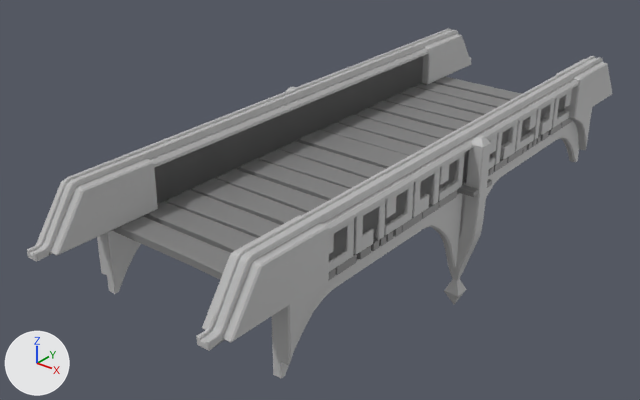
What one commit did to the FBX model Assets/Models/SM_Bridge_02.fbx.
The view is the same before and after, from a camera (50 mm lens) standing at (7.02, -10.18, 5.29) and looking at (-0.66, -0.58, -0.66). The axes (+X, +Y, +Z) are drawn at lower left. The lights are the same throughout. Where no turn or scale is listed for an object, it has been applied to the vertices.

Before the edit, the objects in view are built like this:
```python
me_mesh = bpy.data.meshes.new('Mesh')
me_mesh.from_pydata(...)  # 3443 vertices, 3385 faces; spans x -1.79..1.8, y -1.14..9.08, z -2.0..0.84
# faces by material slot: [439, 31, 2915]
me_mesh.materials.append(mat_wood7)  # grey #828282
me_mesh.materials.append(mat_lambert4)  # grey #bcbcbc
me_mesh.materials.append(mat_sm_bridge_01_sm_bridge_01sg27)  # grey #bcbcbc
ob_sm_bridge_02 = bpy.data.objects.new('SM_Bridge_02', me_mesh)
ob_sm_bridge_02.location = (-0.01, -3.97, 0.0)
```
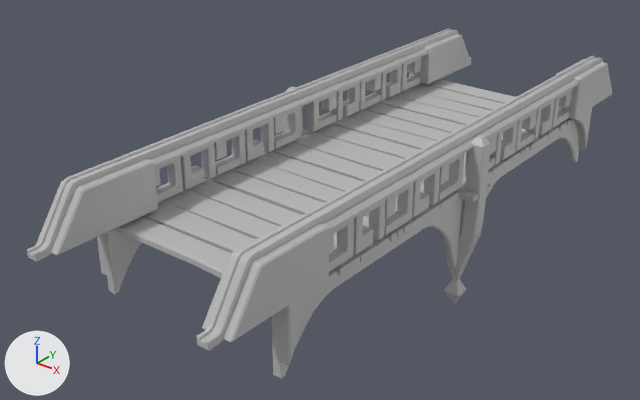
Where the newer file only moved an object's origin or applied its transform, the numbers keep the older frame.

Edits to the bpy script that builds the scene:
```text
Change me_mesh:
    remove me_mesh.from_pydata(...)  # 3443 vertices, 3385 faces; spans x -1.79..1.8, y -1.14..9.08, z -2.0..0.84
    remove me_mesh.materials.append(mat_wood7)  # grey #828282
    add me_mesh.from_pydata(...)  # 3470 vertices, 3476 faces; spans x -1.79..1.8, y -1.14..9.08, z -2.0..0.84
    me_mesh part 1: the loose piece of 44 vertices spanning x -1.78..1.79, y 3.71..4.23, z 0.0..0.07 is rebuilt with 44 vertices and now spans x -1.78..1.79, y 3.71..4.23, z -0.08..-0.01, in mat_lambert6 (grey #bcbcbc)
    me_mesh part 2: the loose piece of 42 vertices spanning x -1.54..1.55, y 0.9..1.36, z -0.06..0.06 is rebuilt with 42 vertices and now spans x -1.54..1.55, y 0.97..1.43, z -0.09..0.0, in mat_lambert4 (grey #bcbcbc)
    me_mesh part 3: the loose piece of 42 vertices spanning x -1.54..1.55, y 1.84..2.3, z -0.06..0.06 is rebuilt with 56 vertices and now spans x -1.54..1.55, y 1.88..2.34, z -0.09..0.0
    me_mesh part 4: the loose piece of 42 vertices spanning x -1.54..1.55, y 4.25..4.71, z -0.06..0.06 is rebuilt with 29 vertices and now spans x -1.54..1.55, y 4.24..4.7, z -0.09..0.0, in mat_lambert4 (grey #bcbcbc)
    me_mesh part 5: the loose piece of 42 vertices spanning x -1.54..1.55, y 7.49..7.95, z -0.06..0.06 is rebuilt with 33 vertices and now spans x -1.54..1.55, y 7.43..7.9, z -0.09..0.0, in mat_lambert4 (grey #bcbcbc)
    me_mesh part 6: the loose piece of 42 vertices spanning x -1.54..1.55, y -0.02..0.44, z -0.06..0.06 is rebuilt with 33 vertices and now spans x -1.54..1.55, y 0.04..0.5, z -0.09..0.0, in mat_lambert4 (grey #bcbcbc)
    me_mesh part 7: the loose piece of 42 vertices spanning x -1.54..1.55, y 4.71..5.17, z -0.06..0.06 is rebuilt with 33 vertices and now spans x -1.54..1.55, y 4.71..5.17, z -0.09..0.0, in mat_lambert4 (grey #bcbcbc)
    me_mesh part 8: the loose piece of 42 vertices spanning x -1.54..1.55, y 6.57..7.03, z -0.06..0.06 is rebuilt with 42 vertices and now spans x -1.54..1.55, y 6.5..6.96, z -0.09..0.0, in mat_lambert4 (grey #bcbcbc)
    me_mesh part 9: the loose piece of 33 vertices spanning x -1.54..1.55, y 0.46..0.92, z -0.06..0.06 is rebuilt with 33 vertices and now spans x -1.54..1.55, y 0.51..0.97, z -0.09..0.0, in mat_lambert4 (grey #bcbcbc)
    me_mesh part 10: the loose piece of 33 vertices spanning x -1.54..1.55, y 5.16..5.62, z -0.06..0.06 is rebuilt with 42 vertices and now spans x -1.54..1.55, y 5.14..5.6, z -0.09..0.0, in mat_lambert4 (grey #bcbcbc)
    me_mesh part 11: the loose piece of 33 vertices spanning x -1.54..1.55, y 1.39..1.85, z -0.06..0.06 is rebuilt with 33 vertices and now spans x -1.54..1.55, y 1.42..1.88, z -0.09..0.0, in mat_lambert4 (grey #bcbcbc)
    me_mesh part 12: the loose piece of 33 vertices spanning x -1.54..1.55, y 6.09..6.55, z -0.06..0.06 is rebuilt with 33 vertices and now spans x -1.54..1.55, y 6.06..6.52, z -0.09..0.0, in mat_lambert4 (grey #bcbcbc)
    me_mesh part 13: the loose piece of 33 vertices spanning x -1.54..1.55, y 3.21..3.67, z -0.06..0.06 is rebuilt with 29 vertices and now spans x -1.54..1.55, y 3.24..3.7, z -0.09..0.0, in mat_lambert4 (grey #bcbcbc)
    me_mesh part 14: the loose piece of 33 vertices spanning x -1.54..1.55, y 2.31..2.77, z -0.06..0.06 is rebuilt with 42 vertices and now spans x -1.54..1.55, y 2.34..2.8, z -0.09..0.0, in mat_lambert4 (grey #bcbcbc)
    me_mesh part 15: a new loose piece of 42 vertices spanning x -1.54..1.55, y 5.6..6.06, z -0.09..0.0, in mat_lambert4 (grey #bcbcbc)
    me_mesh part 16: a new loose piece of 33 vertices spanning x -1.54..1.55, y 6.96..7.42, z -0.09..0.0, in mat_lambert4 (grey #bcbcbc)
    me_mesh part 17: a new loose piece of 33 vertices spanning x -1.54..1.55, y 2.76..3.22, z -0.09..0.0, in mat_lambert4 (grey #bcbcbc)
    me_mesh part 18: 153 vertices removed from x -1.63..1.64, y 2.76..7.48, z -0.06..0.84; 96 vertices added at x -1.63..1.64, y 1.92..6.02, z -0.26..0.84
    add me_mesh.materials.append(mat_lambert6)  # grey #bcbcbc
```

Changed parts and their boxes (x1, y1, x2, y2) in the pictures (640 x 400 px; the box of a moved part takes in the faces that stretch with it):
part 1 of me_mesh, rebuilt (9% taller): before (296, 130, 492, 197); after (292, 129, 492, 202)
part 2 of me_mesh, rebuilt: before (165, 190, 357, 275); after (163, 189, 360, 275)
part 3 of me_mesh, rebuilt: before (215, 169, 402, 246); after (208, 170, 403, 247)
part 4 of me_mesh, rebuilt: before (321, 123, 494, 176); after (311, 124, 493, 178)
part 5 of me_mesh, rebuilt: before (432, 76, 521, 101); after (425, 79, 574, 123)
part 6 of me_mesh, rebuilt: before (112, 216, 231, 280); after (116, 217, 231, 278)
part 7 of me_mesh, rebuilt: before (336, 115, 508, 172); after (332, 116, 509, 175)
part 8 of me_mesh, rebuilt: before (399, 87, 562, 135); after (393, 90, 559, 139)
part 9 of me_mesh, rebuilt: before (143, 201, 336, 281); after (142, 201, 337, 285)
part 10 of me_mesh, rebuilt: before (353, 108, 523, 163); after (347, 110, 521, 165)
part 11 of me_mesh, rebuilt: before (191, 178, 379, 260); after (188, 179, 383, 262)
part 12 of me_mesh, rebuilt: before (384, 94, 549, 144); after (378, 96, 548, 147)
part 13 of me_mesh, rebuilt: before (279, 141, 457, 208); after (270, 142, 458, 209)
part 14 of me_mesh, rebuilt: before (237, 159, 422, 232); after (231, 159, 421, 233)
part 15 of me_mesh, added: after (363, 103, 535, 156)
part 16 of me_mesh, added: after (407, 84, 571, 130)
part 17 of me_mesh, added: after (254, 151, 440, 222)
part 18 of me_mesh, moved or reshaped: before (48, 29, 601, 349); after (69, 29, 601, 291)
